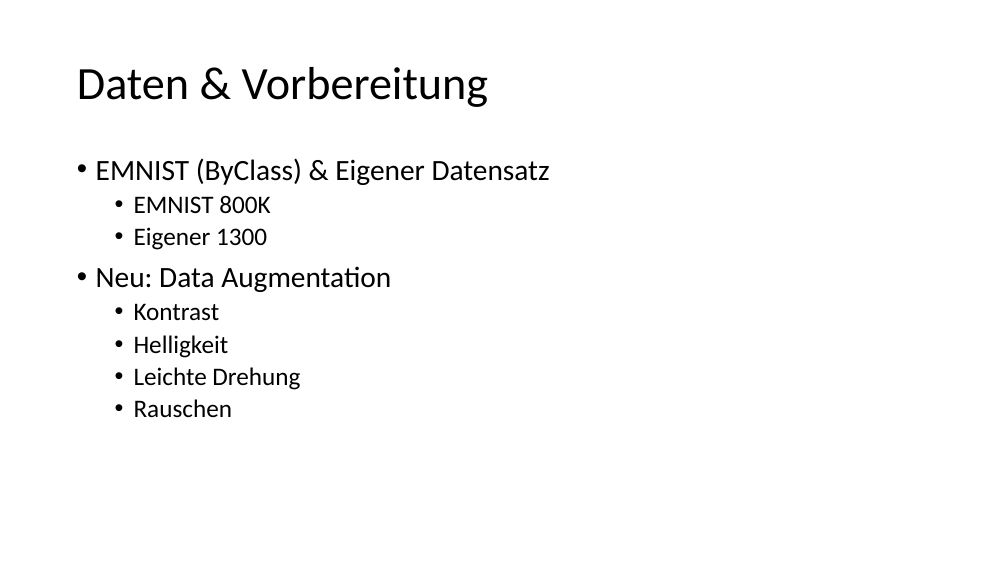
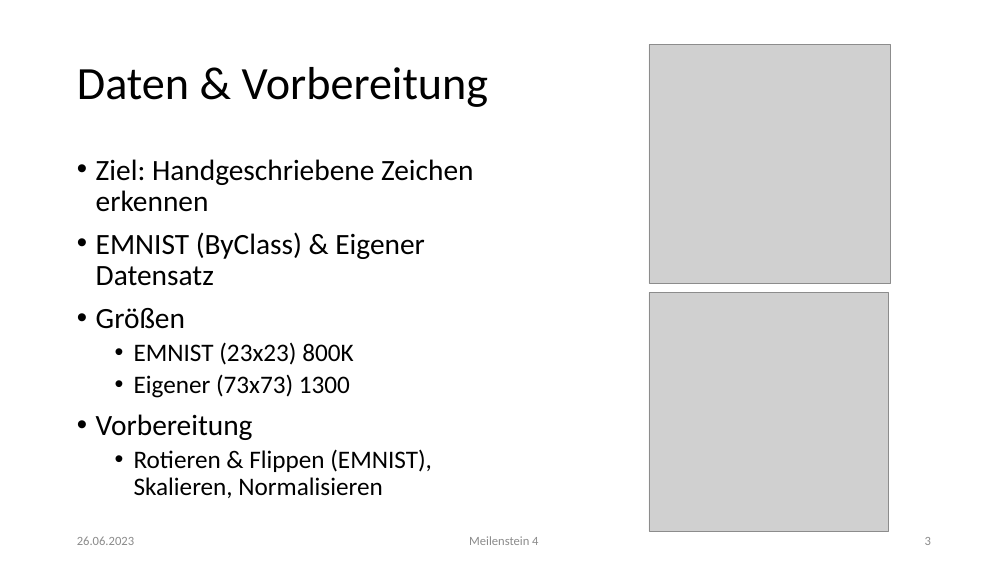
Before and after one commit to mfeller2000/DeepLearning-OCR-App, a slide deck: slide 3 of doc/meilensteine/MS4.pptx. Drawn at 1008x567 pixels with LibreOffice and Linux fonts; fonts in the diff are those of the drawing; grey boxes stand for pictures. Boxes give left, top, right and bottom in pixels: in the first picture for what was removed or moved away, otherwise in the second. Text is boxed around its words. In the diff, an @@ line names an element or a change of style, - is before the commit and + after.

```diff
--- a/doc/meilensteine/MS4.pptx
+++ b/doc/meilensteine/MS4.pptx
@@ picture added at bbox=[649, 45, 890, 284] @@
@@ text at bbox=[96, 159, 474, 212]: paragraph added @@
+• Ziel: Handgeschriebene Zeichen erkennen
@@ picture added at bbox=[649, 293, 889, 532] @@
@@ text at bbox=[96, 308, 432, 498]: text changed @@
-  • EMNIST 800K
-  • Eigener 1300
-• Neu: Data Augmentation
-  • Kontrast
-  • Helligkeit
-  • Leichte Drehung
-  • Rauschen
+• Größen
+  • EMNIST (23x23) 800K
+  • Eigener (73x73) 1300
+• Vorbereitung
+  • Rotieren & Flippen (EMNIST), Skalieren, Normalisieren
@@ text added at bbox=[77, 536, 134, 545], 12 pt, text #8C8C8C @@
+26.06.2023
@@ text added at bbox=[469, 536, 538, 545], 12 pt, text #8C8C8C @@
+Meilenstein 4
@@ page number added at bbox=[925, 537, 931, 545], 12 pt, text #8C8C8C @@
+3
```
Also in this commit, not shown: 2 other slides changed, 12 slides added, 17 other files.
